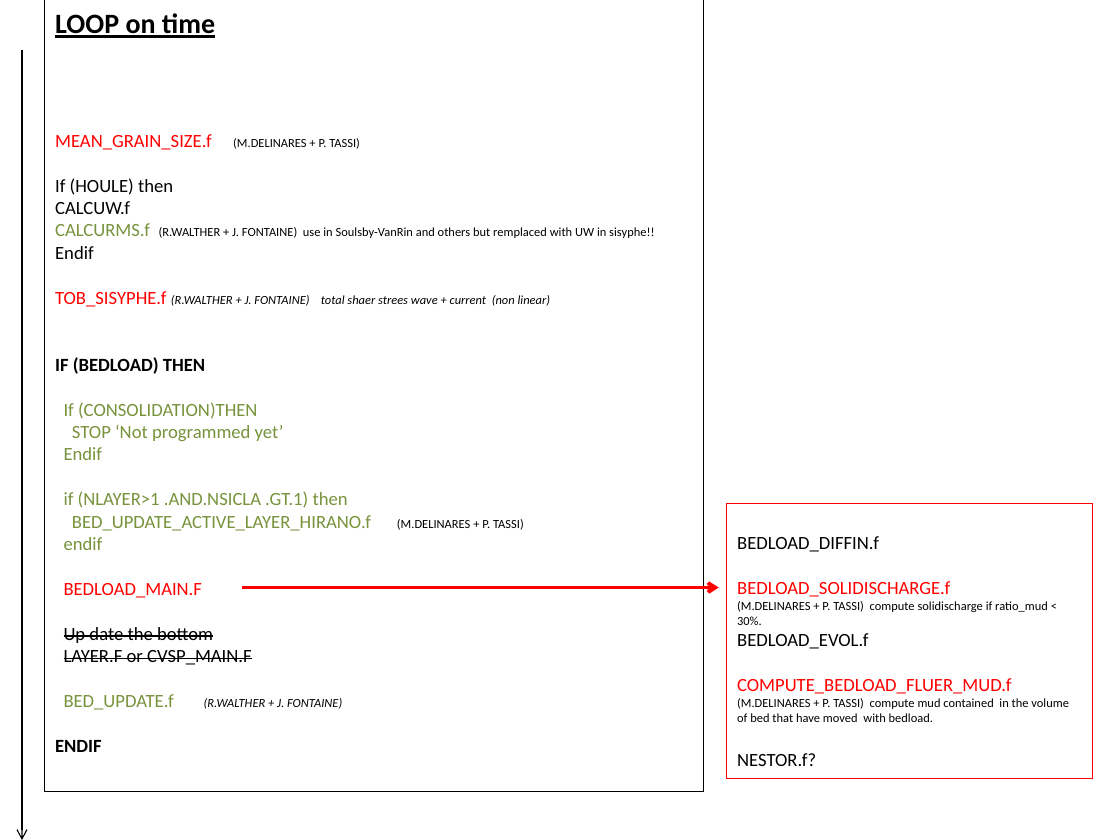
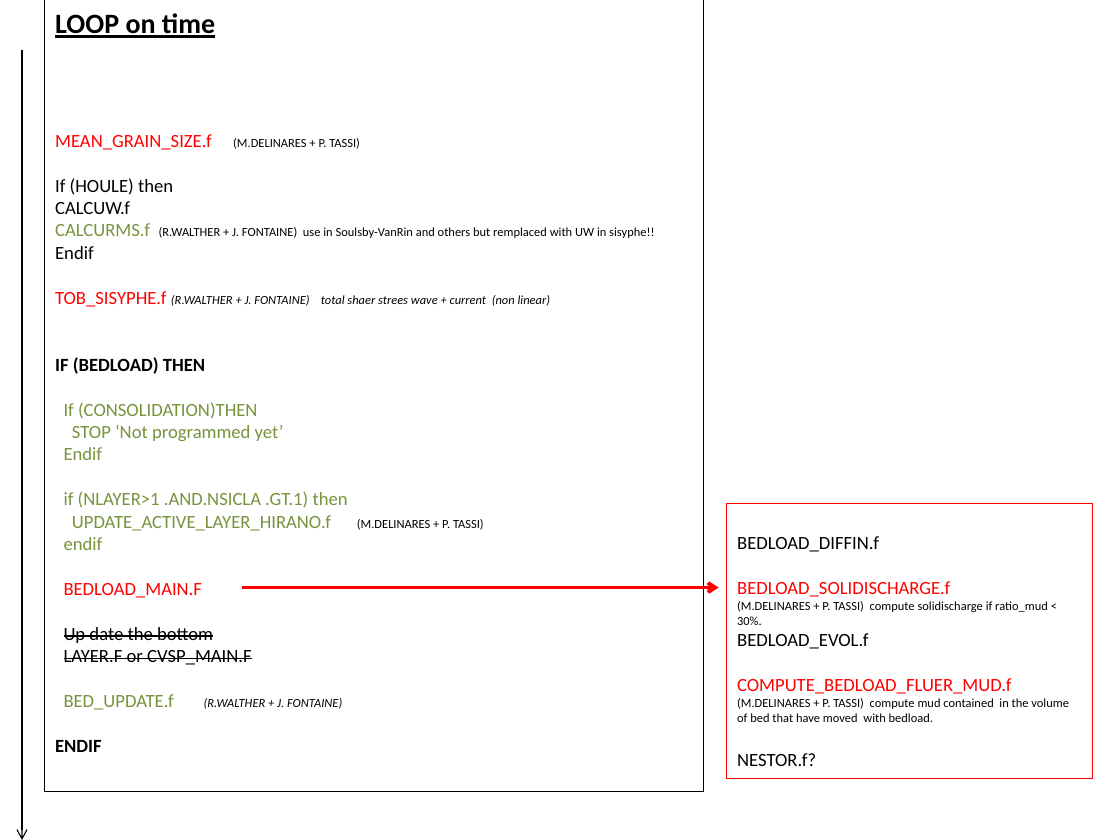
Before and after one commit to telemac-mascaret/telemac-mascaret, a slide deck: slide 11 of documentation/sisyphe/convergence_sed.pptx. Drawn at 1120x840 pixels with LibreOffice and Linux fonts; fonts in the diff are those of the drawing. Boxes give left, top, right and bottom in pixels: in the first picture for what was removed or moved away, otherwise in the second. Text is boxed around its words. In the diff, an @@ line names an element or a change of style, - is before the commit and + after.

```diff
--- a/documentation/sisyphe/convergence_sed.pptx
+++ b/documentation/sisyphe/convergence_sed.pptx
@@ text in rectangle at [72, 515, 484, 531]: text changed @@
-BED_UPDATE_ACTIVE_LAYER_HIRANO.f (M.DELINARES + P. TASSI)
+UPDATE_ACTIVE_LAYER_HIRANO.f (M.DELINARES + P. TASSI)
```
Also in this commit, not shown: 1 slide added, 6 other files.
